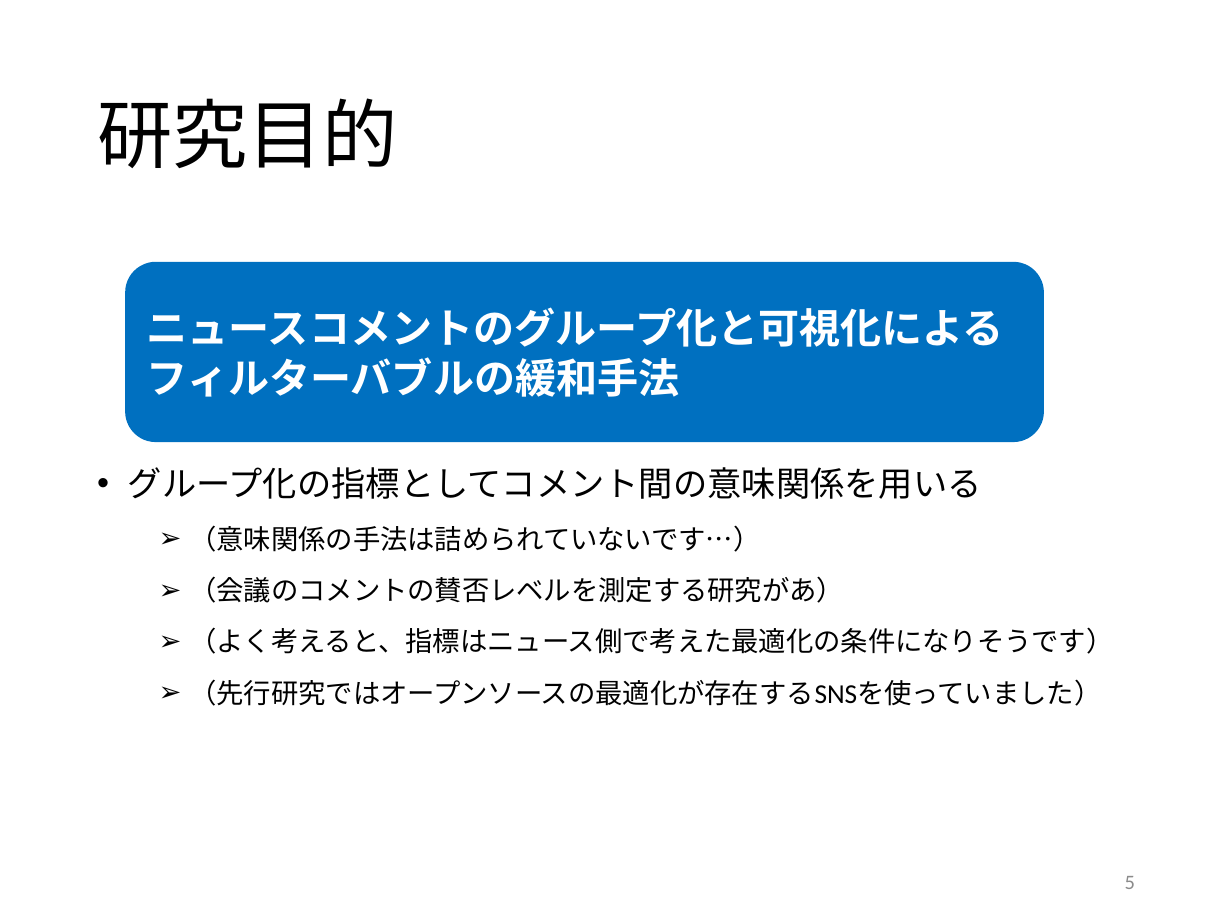
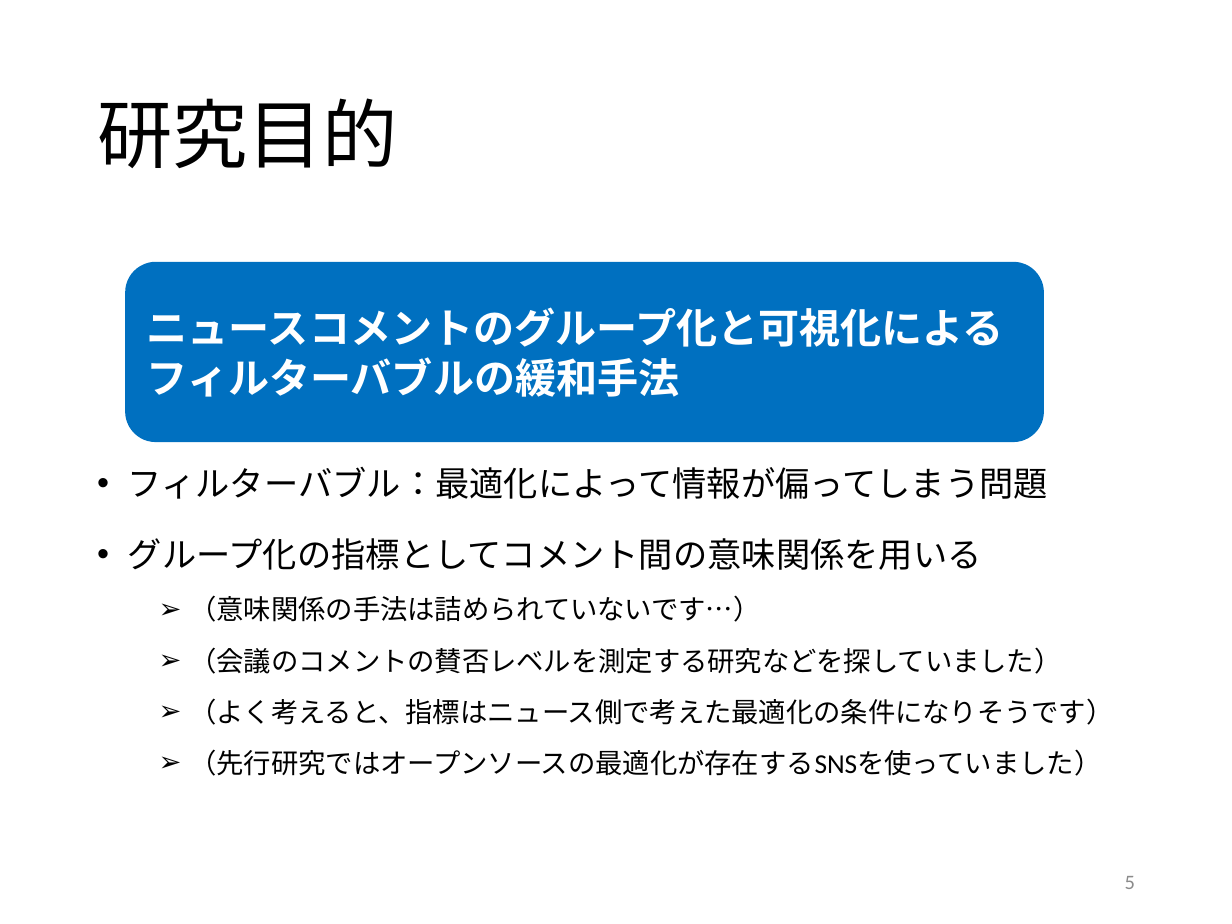
Before and after one commit to KataokaNagi/data-engineering-lab, a slide deck: slide 5 of research/idea/theme-presentation_kataoka-nagi_20210531.pptx. Drawn at 1232x924 pixels with LibreOffice and Linux fonts; fonts in the diff are those of the drawing. Boxes give left, top, right and bottom in pixels: in the first picture for what was removed or moved away, otherwise in the second. Text is boxed around its words. In the diff, an @@ line names an element or a change of style, - is before the commit and + after.

```diff
--- a/research/idea/theme-presentation_kataoka-nagi_20210531.pptx
+++ b/research/idea/theme-presentation_kataoka-nagi_20210531.pptx
@@ text at [128, 467, 1048, 499]: paragraph added @@
+• フィルターバブル：最適化によって情報が偏ってしまう問題
@@ text at [189, 647, 1061, 674]: text changed @@
-  ➢ （会議のコメントの賛否レベルを測定する研究があ）
+  ➢ （会議のコメントの賛否レベルを測定する研究などを探していました）
```
Also in this commit, not shown: 1 other slide changed.
